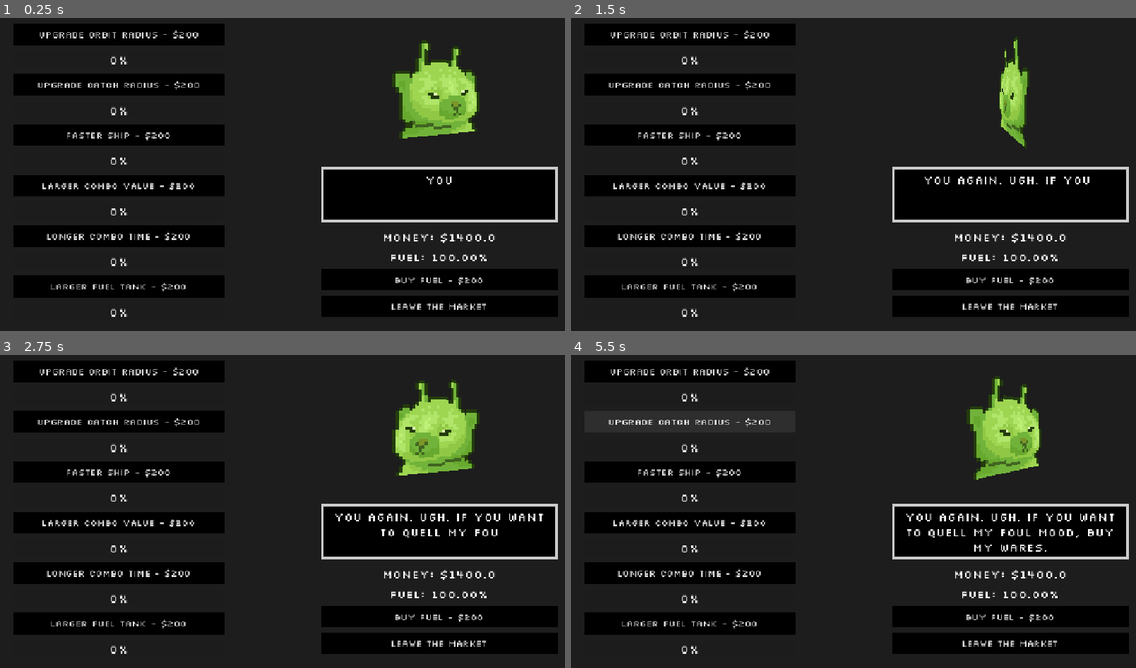
Above: before the commit, frames 1-4 (two rows, left to right).
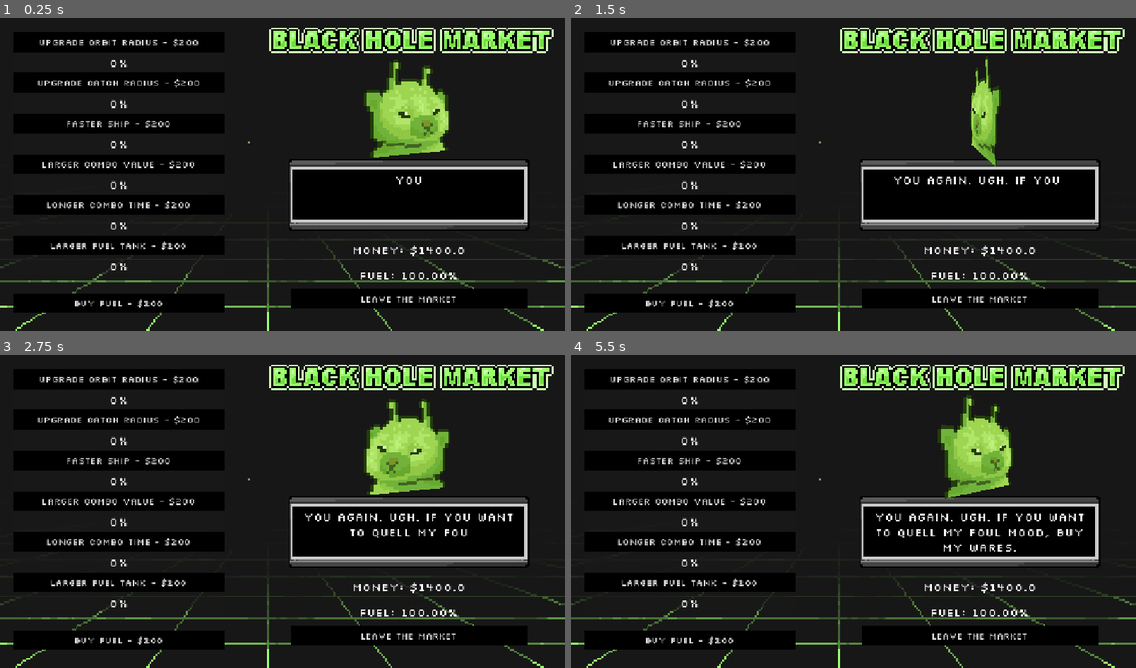
Above: after the commit, the same moments.

Repository: DudeNamedDarcy/CosmicJam2026
Game: Godot game, scene res://market/black_hole_market.tscn
Same seed, same stepped clock (60 frames per second), same inputs: the game is played once before the commit and once after it. This scene is started directly instead of the project's main scene. Sound files missing from this copy of the repository are replaced by a short silence.
Inputs (mouse positions are in pixels of both pictures, inside the frame that each line leads up to):
- Up to frame 1 (0.25 s): no input
- Up to frame 2 (1.5 s): click "BUY FUEL - $200" at 0.5 s; move the mouse to (977, 155) at 1.27 s; hold Right (ComboRight) from 1.28 s (still down); tap E (interact, bound only after the commit) at 1.35 s; click (977, 155) at 1.42 s
- Up to frame 3 (2.75 s): release Right (ComboRight) at 2 s; drag from (169, 524) to (254, 574) at 2.02 s
- Up to frame 4 (5.5 s): move the mouse to (910, 439) at 2.77 s; hold Right (ComboRight) 2.78-3.5 s; tap G (dialogue_next) at 2.85 s; tap E (interact, bound only after the commit) at 3.05, 4.35 s; drag from (825, 574) to (684, 461) at 3.52 s; move the mouse to (1023, 558) at 4.27 s; hold Left (ComboLeft) 4.28-5 s; drag from (684, 461) to (768, 430) at 5.02 s

The runs differ from the first frame. In frame 1, 26% of the frame differs, in the area x 0-100%, y 3-100%; in frame 2, 25%; in frame 3, 27%; in frame 4, 29%.

Commit message:
Added Input for entering Market

Diff:
--- a/Scenes/player_controller.gd
+++ b/Scenes/player_controller.gd
@@ -45,6 +45,10 @@
 var comboFishList: Array[FishComboSprite] = []
 var aim_arrow_base_scale: float
 
+#Market
+@onready var black_hole_market: CanvasLayer = $BlackHoleMarket
+
+
 # Quest
 var fishNeededForQuest: String = ""
 var caughtFishForQuest = false
@@ -80,7 +84,7 @@
 	#print(aimArrow.rotation)
 
 func _physics_process(delta: float) -> void:
-	print("Fuel: %.2f" % (ScoreAndUpgrades.fuel_quantity))
+	#print("Fuel: %.2f" % (ScoreAndUpgrades.fuel_quantity))
 	#thanks to this article: https://forum.godotengine.org/t/how-to-display-a-float-with-two-decimal-points/133086/3
 	characterDirection.x = Input.get_axis("MoveLeft", "MoveRight")
 	characterDirection.y = Input.get_axis("MoveUp", "MoveDown")
--- /dev/null
+++ b/button_normal.tres
@@ -0,0 +1,6 @@
+[gd_resource type="StyleBoxFlat" format=3 uid="uid://cc6wnyhrn6lfh"]
+
+[resource]
+bg_color = Color(0, 0, 0, 1)
+expand_margin_top = 8.0
+expand_margin_bottom = 8.0
--- a/dialogue/dialogue_box.tres
+++ b/dialogue/dialogue_box.tres
@@ -1,15 +1,11 @@
 [gd_resource type="Theme" format=3 uid="uid://t2kcdkvabp2d"]
 
+[ext_resource type="StyleBox" uid="uid://cc6wnyhrn6lfh" path="res://button_normal.tres" id="1_kbutt"]
 [ext_resource type="FontFile" uid="uid://btm21rgep3rct" path="res://fonts/Silkscreen/Silkscreen-Regular.ttf" id="1_lvx4v"]
+[ext_resource type="Texture2D" uid="uid://doiquokxuwm6n" path="res://market/tube.png" id="1_w155j"]
 
-[sub_resource type="StyleBoxFlat" id="StyleBoxFlat_nn7dx"]
-content_margin_top = 10.0
-content_margin_bottom = 10.0
-bg_color = Color(0, 0, 0, 1)
-corner_detail = 1
-
-[sub_resource type="StyleBoxFlat" id="StyleBoxFlat_w6kuu"]
-bg_color = Color(0.6117647, 0.84313726, 0.32156864, 1)
+[sub_resource type="StyleBoxTexture" id="StyleBoxTexture_5wh1s"]
+texture = ExtResource("1_w155j")
 
 [sub_resource type="StyleBoxFlat" id="StyleBoxFlat_vw4cm"]
 bg_color = Color(0, 0, 0, 1)
@@ -22,7 +18,7 @@
 default_font = ExtResource("1_lvx4v")
 default_font_size = 24
 Button/font_sizes/font_size = 18
-Button/styles/normal = SubResource("StyleBoxFlat_nn7dx")
-ProgressBar/styles/fill = SubResource("StyleBoxFlat_w6kuu")
+Button/styles/normal = ExtResource("1_kbutt")
+ProgressBar/styles/fill = SubResource("StyleBoxTexture_5wh1s")
 RichTextLabel/colors/table_border = Color(1, 1, 1, 0)
 RichTextLabel/styles/normal = SubResource("StyleBoxFlat_vw4cm")
--- a/glorp/glorp_starship.gd
+++ b/glorp/glorp_starship.gd
@@ -1,5 +1,6 @@
 extends Node2D
 
+var ship_at_market:bool = false
 
 # Called when the node enters the scene tree for the first time.
 func _ready() -> void:
@@ -10,8 +11,20 @@
 func _process(delta: float) -> void:
 	pass
 
+func _input(event: InputEvent) -> void:
+	if Input.is_action_just_pressed("interact"):
+		if ship_at_market:
+			get_tree().change_scene_to_file("res://market/black_hole_market.tscn")
+
 
 func _on_area_2d_area_entered(area: Area2D) -> void:
 	print(area.name)
 	if area.name == "starship":
-		get_tree().change_scene_to_file("res://market/black_hole_market.tscn")
+		ship_at_market = true
+		print("at market now true!")
+
+func _on_area_2d_area_exited(area: Area2D) -> void:
+	print(area.name)
+	if area.name == "starship":
+		ship_at_market = false
+		print("at market now false!")
--- a/glorp/glorp_starship.tscn
+++ b/glorp/glorp_starship.tscn
@@ -54,13 +54,13 @@
 }]
 
 [sub_resource type="CircleShape2D" id="CircleShape2D_768q2"]
-radius = 130.0
+radius = 105.0
 
 [node name="GlorpStarship" type="Node2D" unique_id=1172553172]
 script = ExtResource("1_i1ns5")
 
 [node name="AnimatedSprite2D" type="AnimatedSprite2D" parent="." unique_id=1943480814]
-scale = Vector2(3, 3)
+scale = Vector2(2.33, 2.33)
 sprite_frames = SubResource("SpriteFrames_3b8x7")
 animation = &"hover"
 autoplay = "hover"
@@ -72,3 +72,4 @@
 shape = SubResource("CircleShape2D_768q2")
 
 [connection signal="area_entered" from="Area2D" to="." method="_on_area_2d_area_entered"]
+[connection signal="area_exited" from="Area2D" to="." method="_on_area_2d_area_exited"]
--- a/market/black_hole_market.tscn
+++ b/market/black_hole_market.tscn
@@ -6,6 +6,7 @@
 [ext_resource type="PackedScene" uid="uid://cs88wese704sl" path="res://market/glorp_scene.tscn" id="3_81d4i"]
 [ext_resource type="AudioStream" uid="uid://l4ihbu6r3bhk" path="res://sounds_market/broke_boy_alam_fix.wav" id="4_bq372"]
 [ext_resource type="PackedScene" uid="uid://t3fxorjxcvtt" path="res://dialogue/dialogue_box.tscn" id="5_w6kuu"]
+[ext_resource type="Texture2D" uid="uid://b87cu18374sn5" path="res://market/blackholemarket.png" id="7_himt0"]
 
 [sub_resource type="StyleBoxFlat" id="StyleBoxFlat_himt0"]
 bg_color = Color(0, 0, 0, 1)
@@ -18,29 +19,28 @@
 [node name="BlackHoleMarket" type="CanvasLayer" unique_id=1787878085]
 script = ExtResource("1_1x0ya")
 
-[node name="ColorRect" type="ColorRect" parent="." unique_id=592125901]
+[node name="TextureRect" type="TextureRect" parent="." unique_id=639196272]
+z_index = -1
 anchors_preset = 15
 anchor_right = 1.0
 anchor_bottom = 1.0
 grow_horizontal = 2
 grow_vertical = 2
-color = Color(0, 0, 0, 0.60784316)
+texture = ExtResource("7_himt0")
+expand_mode = 1
 
 [node name="VBoxContainer" type="VBoxContainer" parent="." unique_id=426366291]
+z_index = 2
 anchors_preset = 4
 anchor_top = 0.5
 anchor_bottom = 0.5
 offset_left = 27.0
-offset_top = -339.5
+offset_top = -321.0
 offset_right = 457.0
-offset_bottom = 336.5
+offset_bottom = 323.0
 grow_vertical = 2
 theme_override_constants/separation = 12
-
-[node name="Label" type="Label" parent="VBoxContainer" unique_id=1812575564]
-layout_mode = 2
-horizontal_alignment = 1
-vertical_alignment = 1
+alignment = 1
 
 [node name="OrbitRadiusButton" type="Button" parent="VBoxContainer" unique_id=1910482011]
 layout_mode = 2
@@ -101,6 +101,11 @@
 layout_mode = 2
 horizontal_alignment = 1
 vertical_alignment = 1
+
+[node name="FuelButton" type="Button" parent="VBoxContainer" unique_id=382424202]
+layout_mode = 2
+theme = ExtResource("2_nn7dx")
+text = "BUY FUEL - $200"
 
 [node name="VBoxContainer2" type="VBoxContainer" parent="." unique_id=1678329034]
 anchors_preset = 6
@@ -108,13 +113,13 @@
 anchor_top = 0.5
 anchor_right = 1.0
 anchor_bottom = 0.5
-offset_left = -498.0
-offset_top = 115.63513
-offset_right = -15.0
-offset_bottom = 295.63513
+offset_left = -560.0
+offset_top = 116.0
+offset_right = -77.0
+offset_bottom = 296.0
 grow_horizontal = 0
 grow_vertical = 2
-theme_override_constants/separation = 10
+theme_override_constants/separation = 21
 alignment = 1
 
 [node name="MoneyLabel" type="Label" parent="VBoxContainer2" unique_id=1153007020]
@@ -132,11 +137,6 @@
 text = "FUEL QUANTITY: XXXX"
 horizontal_alignment = 1
 vertical_alignment = 1
-
-[node name="FuelButton" type="Button" parent="VBoxContainer2" unique_id=382424202]
-layout_mode = 2
-theme = ExtResource("2_nn7dx")
-text = "BUY FUEL - $200"
 
 [node name="QuitButton" type="Button" parent="VBoxContainer2" unique_id=824002812]
 unique_name_in_owner = true
@@ -149,10 +149,10 @@
 max_polyphony = 4
 
 [node name="SubViewportContainer" type="SubViewportContainer" parent="." unique_id=1007233450]
-offset_left = 640.0
-offset_top = -107.0
-offset_right = 1152.0
-offset_bottom = 405.0
+offset_left = 581.0
+offset_top = -68.34
+offset_right = 1093.0
+offset_bottom = 443.66
 stretch_shrink = 4
 
 [node name="SubViewport" type="SubViewport" parent="SubViewportContainer" unique_id=46393094]
@@ -166,13 +166,15 @@
 stream = ExtResource("4_bq372")
 
 [node name="DialogueBox" parent="." unique_id=1166612431 instance=ExtResource("5_w6kuu")]
-offset_left = 654.0
+offset_left = 592.0
 offset_top = 313.0
-offset_right = -15.0
+offset_right = -77.0
 offset_bottom = -222.0
 
 [node name="BrokeAlertLabel" type="RichTextLabel" parent="." unique_id=812407179]
 unique_name_in_owner = true
+visible = false
+z_index = 5
 anchors_preset = 8
 anchor_left = 0.5
 anchor_top = 0.5
@@ -198,5 +200,5 @@
 [connection signal="pressed" from="VBoxContainer/LargerCombosButton" to="." method="_on_larger_combos_button_pressed"]
 [connection signal="pressed" from="VBoxContainer/LongerComboButton" to="." method="_on_longer_combo_button_pressed"]
 [connection signal="pressed" from="VBoxContainer/LargerFuelButton" to="." method="_on_larger_fuel_button_pressed"]
-[connection signal="pressed" from="VBoxContainer2/FuelButton" to="." method="_on_fuel_button_pressed"]
+[connection signal="pressed" from="VBoxContainer/FuelButton" to="." method="_on_fuel_button_pressed"]
 [connection signal="pressed" from="VBoxContainer2/QuitButton" to="." method="_on_quit_button_pressed"]
--- a/project.godot
+++ b/project.godot
@@ -112,6 +112,11 @@
 "events": [Object(InputEventKey,"resource_local_to_scene":false,"resource_name":"","device":-1,"window_id":0,"alt_press …(192 unchanged characters)…
 ]
 }
+interact={
+"deadzone": 0.2,
+"events": [Object(InputEventKey,"resource_local_to_scene":false,"resource_name":"","device":-1,"window_id":0,"alt_pressed":false,"shift_pressed":false,"ctrl_pressed":false,"meta_pressed":false,"pressed":false,"keycode":0,"physical_keycode":69,"key_label":0,"unicode":101,"location":0,"echo":false,"script":null)
+]
+}
 
 [layer_names]
 
Binary file added: market/blackholemarket.png
Not shown, added: market/blackholemarket.png.import
Binary file added: market/tube.png
Not shown, added: market/tube.png.import
